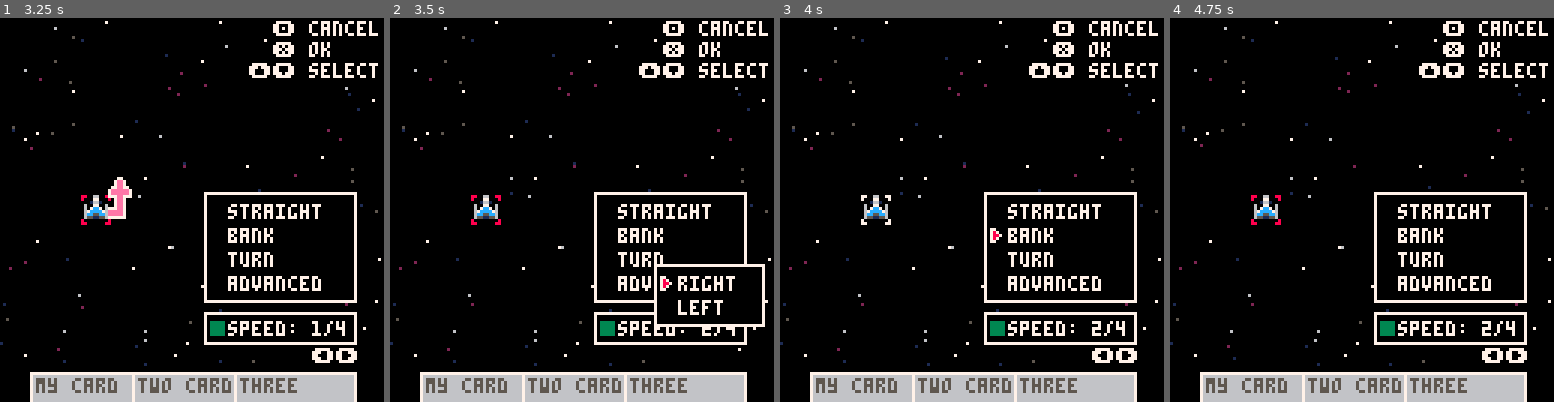
Above: before the commit, frames 1-4 (left to right).
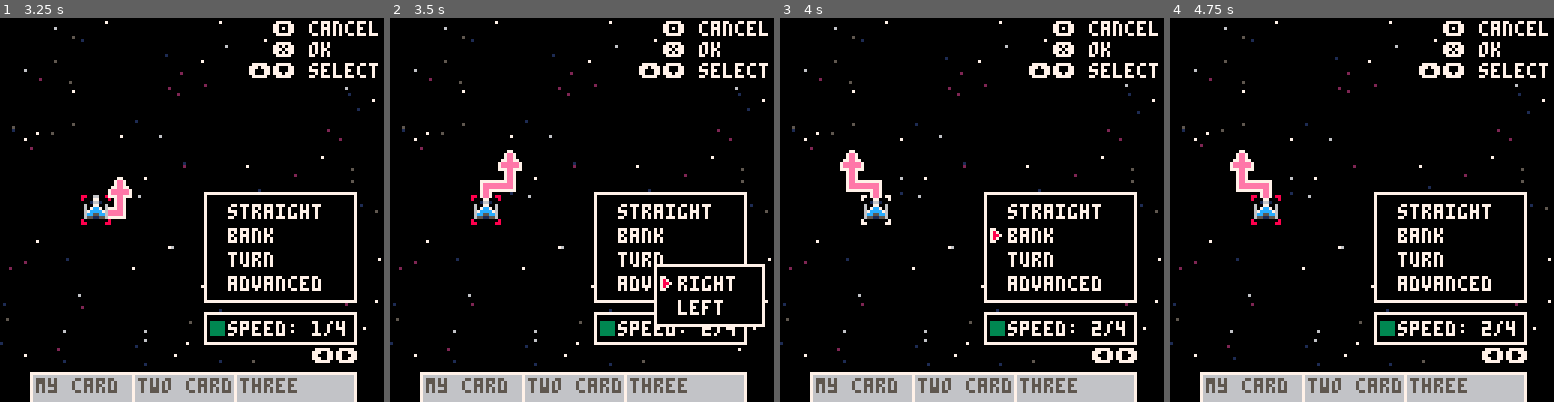
Above: after the commit, the same moments.

Repository: karjona/ondatra
Game: PICO-8 cartridge ondatra.p8
The game is run twice, just before and just after one commit, with the same random seed, the same clock (stepped at 60 frames per second) and the same inputs.
Inputs:
- Up to frame 1 (3.25 s): tap O (Z key) at 0.33, 0.7, 1.43, 2.22, 3.1 s; tap X (X key) at 1.07, 2.07, 2.4, 2.73, 3.07 s; hold Left 1.97-2.37 s; hold Down 2.42-2.82 s; hold Right from 2.87 s (still down)
- Up to frame 2 (3.5 s): keep holding Right; tap X (X key) at 3.4 s
- Up to frame 3 (4 s): release Right at 3.53 s; hold Up from 3.58 s (still down); tap X (X key) at 3.73 s; tap O (Z key) at 3.98 s
- Up to frame 4 (4.75 s): tap X (X key) at 4.07, 4.4, 4.73 s; release Up at 4.08 s; hold Right 4.13-4.53 s; hold Down from 4.58 s (still down)

Frame 1 is identical in both runs. In frame 2, 0.7% of the frame differs, in the area x 23-35%, y 34-47%; in frame 3, 0.7%; in frame 4, 0.7%.

Commit message:
Add movement arrows for banks with speed >= 2

Diff:
--- a/ondatra.p8
+++ b/ondatra.p8
@@ -69,18 +69,19 @@
 67cccc76000000000000000000000000000000000000000000000000000000000000000000000000000000000000000000000000000000000000000000000000
 6cc55cc6000000000000000000000000000000000000000000000000000000000000000000000000000000000000000000000000000000000000000000000000
 65511556000000000000000000000000000000000000000000000000000000000000000000000000000000000000000000000000000000000000000000000000
-77000000007ee70000077000000000007700000007770000007ee700000000000000000000000000000000000000000000000000000000000000000000000000
-70000000007ee700007ee700000000007870000007ee7000007ee700000000000000000000000000000000000000000000000000000000000000000000000000
-00000000007ee700007ee700007777777887000077ee7770007ee777000000000000000000000000000000000000000000000000000000000000000000000000
-00000000007ee700077ee770007eeeee78700000eeeeeee7007eeeee000000000000000000000000000000000000000000000000000000000000000000000000
-00000000007ee7007eeeeee7007eeeee77000000eeeeeee7007eeeee000000000000000000000000000000000000000000000000000000000000000000000000
-00000000007ee7007eeeeee7007ee7770000000077ee777000777777000000000000000000000000000000000000000000000000000000000000000000000000
-00000000007ee700777ee777007ee7000000000007ee700000000000000000000000000000000000000000000000000000000000000000000000000000000000
-00000000007ee700007ee700007ee700000000000777000000000000000000000000000000000000000000000000000000000000000000000000000000000000
+77000000007ee70000077000000000007700000007770000007ee70000000000007ee70000000000000000000000000000000000000000000000000000000000
+70000000007ee700007ee700000000007870000007ee7000007ee70000000000007ee70000000000000000000000000000000000000000000000000000000000
+00000000007ee700007ee700007777777887000077ee7770007ee77777777700777ee70000000000000000000000000000000000000000000000000000000000
+00000000007ee700077ee770007eeeee78700000eeeeeee7007eeeeeeeeee700eeeee70000000000000000000000000000000000000000000000000000000000
+00000000007ee7007eeeeee7007eeeee77000000eeeeeee7007eeeeeeeeee700eeeee70000000000000000000000000000000000000000000000000000000000
+00000000007ee7007eeeeee7007ee7770000000077ee777000777777777ee7007777770000000000000000000000000000000000000000000000000000000000
+00000000007ee700777ee777007ee7000000000007ee700000000000007ee7000000000000000000000000000000000000000000000000000000000000000000
+00000000007ee700007ee700007ee700000000000777000000000000007ee7000000000000000000000000000000000000000000000000000000000000000000
 __map__
 4000520051000000005355000000000000000000000000000000000000000000000000000000000000000000000000000000000000000000000000000000000000000000000000000000000000000000000000000000000000000000000000000000000000000000000000000000000000000000000000000000000000000000
 0000000000000000000000000000000000000000000000000000000000000000000000000000000000000000000000000000000000000000000000000000000000000000000000000000000000000000000000000000000000000000000000000000000000000000000000000000000000000000000000000000000000000000
 0000000000000000000000000000000000000000000000000000000000000000000000000000000000000000000000000000000000000000000000000000000000000000000000000000000000000000000000000000000000000000000000000000000000000000000000000000000000000000000000000000000000000000
-0000000000000000005655000000000000000000000000000000000000000000000000000000000000000000000000000000000000000000000000000000000000000000000000000000000000000000000000000000000000000000000000000000000000000000000000000000000000000000000000000000000000000000
+5700000053550000005655000000000000000000000000000000000000000000000000000000000000000000000000000000000000000000000000000000000000000000000000000000000000000000000000000000000000000000000000000000000000000000000000000000000000000000000000000000000000000000
+5655000058000000000000000000000000000000000000000000000000000000000000000000000000000000000000000000000000000000000000000000000000000000000000000000000000000000000000000000000000000000000000000000000000000000000000000000000000000000000000000000000000000000
 
 
--- a/src/utilities/moves.lua
+++ b/src/utilities/moves.lua
@@ -68,39 +68,20 @@
   x_offset, y_offset = offsets.x_offset or 0, offsets.y_offset or 0
 
   if type == "bank" then
+    local spr_mapx = .5
     local spr_mapy = .5
     local arrow_x_offset = 0
     local arrow_y_offset = 0
-
-    --[[
-    local flip_first = false
-    local flip_second = true
-
-    if move_orientation == 2 then
-      flip_first = true
-      turn_offset = -16
-      flip_second = false
-    end
-
-
-    if speed >= 2 then
-      for i = 1, speed - 2 do
-        spr(81, ship.x - 4, ship.y - 4 - i * 8)
-      end
-      spr(83, ship.x - 4, ship.y - speed * 8 + 4, 1, 1, flip_first)
-      spr(83, ship.x + 4 + turn_offset, ship.y - speed * 8 + 4, 1, 1, flip_second, true)
-      spr(82, ship.x + 4 + turn_offset, ship.y - speed * 8 - 4)
-    end
-    --]]
+    local arrow_angle = (360 - ship.angle + 270) % 360
+    local angleOffsets = {}
 
     if speed == 1 then
-      local arrow_angle = (360 - ship.angle + 270) % 360
       if move_orientation == 2 then
         spr_mapy = 3.5
       end
 
       -- lets calc the arrow offsets
-      local angleOffsets = {
+      angleOffsets = {
         [0] = { [1] = { 7, 0 }, [2] = { -10, 0 } },
         [45] = { [1] = { 5, 7 }, [2] = { -7, -5 } },
         [90] = { [1] = { 0, 7 }, [2] = { 0, -10 } },
@@ -114,6 +95,33 @@
 
       -- draw the arrow
       rspr(ship.x + arrow_x_offset, ship.y + arrow_y_offset, arrow_angle / 360, 9.5, spr_mapy, 3, true, 1)
+    else
+      if move_orientation == 1 then
+        spr_mapx = 4.5
+        spr_mapy = 4.5
+      else
+        spr_mapx = .5
+        spr_mapy = 3.5
+      end
+
+      for i = 1, speed - 2 do
+        rspr(ship.x + x_offset * i, ship.y - i * y_offset, ship.angle / 360, 4.5, .5, 1, false, 1)
+      end
+
+      -- lets calc the arrow offsets
+      angleOffsets = {
+        [0] = { { -1, 7 } },
+        [45] = { { -5, 5 } },
+        [90] = { { -7, -1 } },
+        [135] = { { -5, -5 } },
+        [180] = { { 1, -7 } },
+        [225] = { { 5, -5 } },
+        [270] = { { 7, 1 } },
+        [315] = { { 5, 5 } }
+      }
+      arrow_x_offset, arrow_y_offset = unpack(angleOffsets[ship.angle % 360][1] or { 0, 0 })
+
+      rspr(ship.x + x_offset * speed + arrow_x_offset, ship.y - speed * y_offset + arrow_y_offset, arrow_angle / 360, spr_mapx, spr_mapy, 3.5, true, 1)
     end
 
     move_target_arrow_pos = { x = ship.x + arrow_x_offset, y = ship.y + arrow_y_offset }
